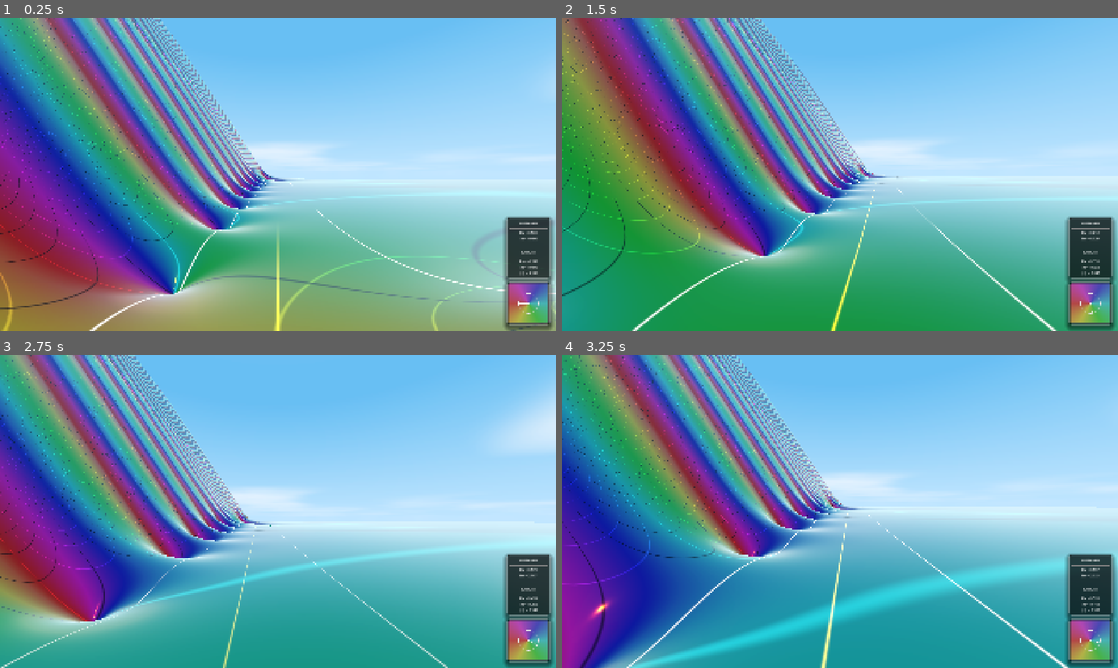
Above: before the commit, frames 1-4 (two rows, left to right).
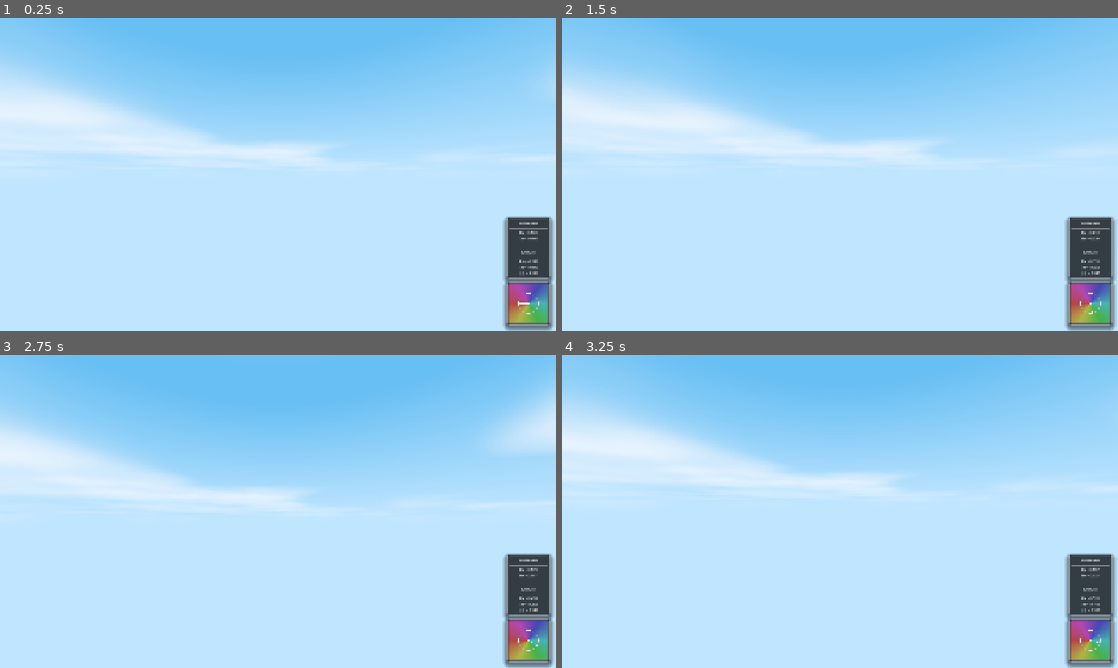
Above: after the commit, the same moments.

Repository: allanino/complex-functions-explorer
Game: Godot game, scene res://scenes/main.tscn
The game is run twice, just before and just after one commit, with the same random seed, the same clock (stepped at 60 frames per second) and the same inputs.
Inputs (mouse positions are in pixels of both pictures, inside the frame that each line leads up to):
- Up to frame 1 (0.25 s): no input
- Up to frame 2 (1.5 s): tap Enter at 0.5 s; move the mouse to (867, 174) at 0.52 s; hold W (move_forward) from 0.53 s (still down); tap G at 0.6 s; tap Space at 0.77 s; move the mouse to (812, 174) at 1.27 s; tap N at 1.35 s
- Up to frame 3 (2.75 s): keep holding W (move_forward); tap Space at 1.52 s; move the mouse to (289, 505) at 2.02 s; tap C at 2.1 s
- Up to frame 4 (3.25 s): keep holding W (move_forward); move the mouse to (834, 517) at 2.77 s; tap Shift at 2.85 s; tap Space at 3.02 s

The runs differ from the first frame. In frame 1, 62% of the frame differs, in the area x 0-100%, y 0-100%; in frame 2, 67%; in frame 3, 58%; in frame 4, 66%.
Error after the commit: Invalid call. Nonexistent function 'get_vertex_count' in base 'SurfaceTool'. (res://scripts/world_manager.gd:218)

Commit message:
Implement terrain skirts for LOD system
- Replaced PlaneMesh with procedural mesh generation using SurfaceTool in world_manager.gd.
- Added perimeter skirt geometry by duplicating edge vertices to prevent normal bleeding.
- Used vertex colors (Color.BLACK) to mark skirt bottom vertices for displacement.
- Updated terrain.gdshader to displace skirt vertices 100.0 units downward in the vertex shader.
- Fixed skirt triangle winding order to ensure outward-facing normals (CCW).

Co-authored-by: allanino <5325241+allanino@users.noreply.github.com>

Diff:
--- a/scripts/world_manager.gd
+++ b/scripts/world_manager.gd
@@ -165,11 +165,83 @@
 		return 3
 
 func _create_lod_mesh(size: float, subdivisions: int) -> Mesh:
-	var plane = PlaneMesh.new()
-	plane.size = Vector2(size, size)
-	plane.subdivide_width = subdivisions
-	plane.subdivide_depth = subdivisions
-	return plane
+	var st = SurfaceTool.new()
+	st.begin(Mesh.PRIMITIVE_TRIANGLES)
+
+	var vert_count = subdivisions + 1
+	var half_size = size * 0.5
+	var step = size / subdivisions
+
+	# Create grid vertices
+	for z in range(vert_count):
+		for x in range(vert_count):
+			st.set_color(Color.WHITE)
+			st.set_uv(Vector2(float(x) / subdivisions, float(z) / subdivisions))
+			st.add_vertex(Vector3(x * step - half_size, 0, z * step - half_size))
+
+	# Create grid indices (CCW)
+	for z in range(subdivisions):
+		for x in range(subdivisions):
+			var i = z * vert_count + x
+			st.add_index(i)
+			st.add_index((z + 1) * vert_count + x)
+			st.add_index(i + 1)
+
+			st.add_index(i + 1)
+			st.add_index((z + 1) * vert_count + x)
+			st.add_index((z + 1) * vert_count + x + 1)
+
+	# Create skirts
+	var grid_to_skirt_top = {}
+	var grid_to_skirt_bottom = {}
+	var perimeter_indices = []
+
+	# Top edge
+	for x in range(vert_count): perimeter_indices.append(x)
+	# Right edge
+	for z in range(1, vert_count): perimeter_indices.append(z * vert_count + subdivisions)
+	# Bottom edge
+	for x in range(subdivisions - 1, -1, -1): perimeter_indices.append(subdivisions * vert_count + x)
+	# Left edge
+	for z in range(subdivisions - 1, 0, -1): perimeter_indices.append(z * vert_count)
+
+	for g_idx in perimeter_indices:
+		var x = g_idx % vert_count
+		var z = g_idx / vert_count
+		var uv = Vector2(float(x) / subdivisions, float(z) / subdivisions)
+
+		# Skirt top vertex (Color.WHITE -> no displacement)
+		# We duplicate these vertices to avoid normal bleeding between terrain and skirt
+		st.set_color(Color.WHITE)
+		st.set_uv(uv)
+		st.add_vertex(Vector3(x * step - half_size, 0, z * step - half_size))
+		grid_to_skirt_top[g_idx] = st.get_vertex_count() - 1
+
+		# Skirt bottom vertex (Color.BLACK -> 100.0 displacement in shader)
+		st.set_color(Color.BLACK)
+		st.set_uv(uv)
+		st.add_vertex(Vector3(x * step - half_size, -0.01, z * step - half_size))
+		grid_to_skirt_bottom[g_idx] = st.get_vertex_count() - 1
+
+	for i in range(perimeter_indices.size()):
+		var g1 = perimeter_indices[i]
+		var g2 = perimeter_indices[(i + 1) % perimeter_indices.size()]
+		var s1t = grid_to_skirt_top[g1]
+		var s1b = grid_to_skirt_bottom[g1]
+		var s2t = grid_to_skirt_top[g2]
+		var s2b = grid_to_skirt_bottom[g2]
+
+		# Outward facing triangles (CCW)
+		st.add_index(s1t)
+		st.add_index(s2t)
+		st.add_index(s1b)
+
+		st.add_index(s2t)
+		st.add_index(s2b)
+		st.add_index(s1b)
+
+	st.generate_normals()
+	return st.commit()
 
 func _update_chunk_uniforms(chunk: MeshInstance3D):
 	if chunk.material_override:
--- a/shaders/terrain.gdshader
+++ b/shaders/terrain.gdshader
@@ -33,6 +33,9 @@
         h = mag;
     }
     local_pos.y += h;
+    if (COLOR.r < 0.5) {
+        local_pos.y -= 100.0;
+    }
     VERTEX = local_pos;
     world_pos = (MODEL_MATRIX * vec4(local_pos, 1.0)).xyz;
 
